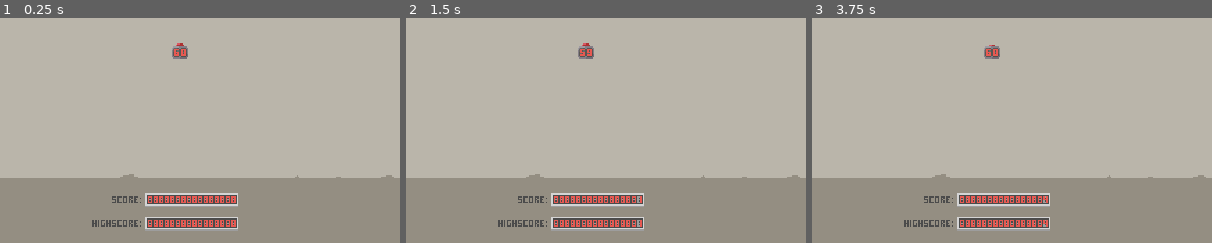
Above: before the commit, frames 1-3 (left to right).
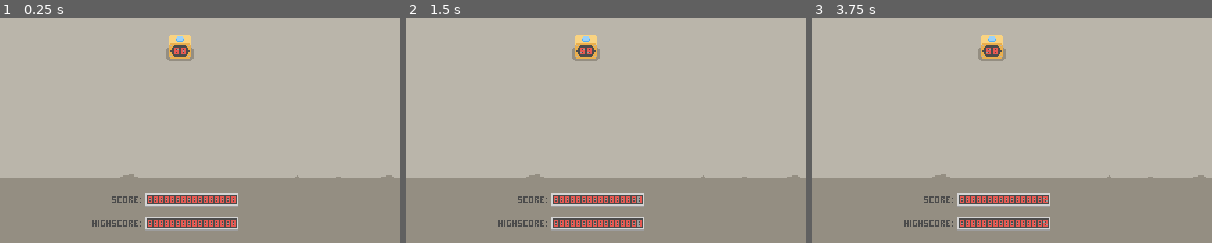
Above: after the commit, the same moments.

Repository: GragonGit/Too-Many-Timers
Game: Godot game, scene res://main.tscn
Same seed, same stepped clock (60 frames per second), same inputs: the game is played once before the commit and once after it.
Inputs (mouse positions are % of the whole screen's width and height, from its top left):
- Up to frame 1 (0.25 s): no input
- Up to frame 2 (1.5 s): click (94, 5) at 0.5 s; click (94, 5) at 1.25 s
- Up to frame 3 (3.75 s): click (94, 5) at 2 s; click (97, 5) at 2.75 s; tap Enter at 3.5 s; move the mouse to (50, 51) at 3.52 s; click (50, 51) at 3.67 s
The pictures show only the part of the screen within x 28-78%, y 45-95%; the shares and areas given below are measured in that part.

The runs differ from the first frame. In frame 1, 0.6% of the frame differs, in the area x 41-49%, y 7-20%; in frame 2, 0.6%; in frame 3, 0.7%, in the area x 41-59%, y 7-93%.

Commit message:
Digital clock rework and digits renderer update

Diff:
--- a/Timer/DigitalClock/DigitalClock.tscn
+++ b/Timer/DigitalClock/DigitalClock.tscn
@@ -4,6 +4,7 @@
 [ext_resource type="Script" uid="uid://m2i3oij8shxy" path="res://Timer/DigitalClock/DigitalClockUI.gd" id="2_sf7an"]
 [ext_resource type="Texture2D" uid="uid://bjeum4yq2anuj" path="res://UI/ScoreDisplay/Digits.png" id="3_tsvx5"]
 [ext_resource type="Script" uid="uid://dbwsyn35pn7su" path="res://Timer/BaseTimer.gd" id="3_yja6s"]
+[ext_resource type="Script" uid="uid://viwv3nmt732c" path="res://Timer/DigitsRenderer.gd" id="4_1bxq7"]
 
 [sub_resource type="RectangleShape2D" id="RectangleShape2D_g4v7s"]
 size = Vector2(12, 8)
@@ -12,12 +13,18 @@
 sprite_frames = ExtResource("1_38c5i")
 animation = &"release"
 script = ExtResource("2_sf7an")
+
+[node name="DigitsRenderer" type="Node2D" parent="." unique_id=1795638572]
+modulate = Color(0.90588236, 0.34901962, 0.32156864, 1)
+position = Vector2(4, -2)
+script = ExtResource("4_1bxq7")
 digits_texture = ExtResource("3_tsvx5")
+metadata/_custom_type_script = "uid://viwv3nmt732c"
 
 [node name="Area2D" type="Area2D" parent="." unique_id=448561039]
 
 [node name="CollisionShape2D" type="CollisionShape2D" parent="Area2D" unique_id=1600830159]
-position = Vector2(0, -4)
+position = Vector2(0, -8)
 shape = SubResource("RectangleShape2D_g4v7s")
 
 [node name="BaseTimer" type="Node" parent="." unique_id=174428712]
@@ -28,4 +35,4 @@
 [connection signal="input_event" from="Area2D" to="." method="press_reset_button_area2d"]
 [connection signal="mouse_entered" from="Area2D" to="." method="_on_area_2d_mouse_entered"]
 [connection signal="mouse_exited" from="Area2D" to="." method="on_mouse_exited_reset_button_area2d"]
-[connection signal="value_changed" from="BaseTimer" to="." method="on_value_changed"]
+[connection signal="value_changed" from="BaseTimer" to="DigitsRenderer" method="set_value_f"]
--- a/Timer/DigitalClock/DigitalClockAnim.tres
+++ b/Timer/DigitalClock/DigitalClockAnim.tres
@@ -2,19 +2,19 @@
 
 [ext_resource type="Texture2D" uid="uid://br4xjpvvl6tns" path="res://Timer/DigitalClock/DigitalClock.png" id="1_fun3s"]
 
-[sub_resource type="AtlasTexture" id="AtlasTexture_565sx"]
+[sub_resource type="AtlasTexture" id="AtlasTexture_whrny"]
 atlas = ExtResource("1_fun3s")
-region = Rect2(16, 0, 16, 16)
+region = Rect2(32, 0, 32, 32)
 
-[sub_resource type="AtlasTexture" id="AtlasTexture_fun3s"]
+[sub_resource type="AtlasTexture" id="AtlasTexture_khft8"]
 atlas = ExtResource("1_fun3s")
-region = Rect2(0, 0, 16, 16)
+region = Rect2(0, 0, 32, 32)
 
 [resource]
 animations = [{
 "frames": [{
 "duration": 1.0,
-"texture": SubResource("AtlasTexture_565sx")
+"texture": SubResource("AtlasTexture_whrny")
 }],
 "loop": 0,
 "name": &"press",
@@ -22,7 +22,7 @@
 }, {
 "frames": [{
 "duration": 1.0,
-"texture": SubResource("AtlasTexture_fun3s")
+"texture": SubResource("AtlasTexture_khft8")
 }],
 "loop": 0,
 "name": &"release",
--- a/Timer/DigitalClock/DigitalClockUI.gd
+++ b/Timer/DigitalClock/DigitalClockUI.gd
@@ -2,11 +2,6 @@
 
 signal reset
 
-@export var digits_texture: CompressedTexture2D
-@export var digit_size: Vector2i = Vector2i(3, 5)
-
-var seconds0: int = 0
-var seconds1: int = 0
 var is_pressed: bool = false
 
 func press_reset_button_area2d(_viewport: Node, event: InputEvent, _shape_idx: int) -> void:
@@ -28,14 +23,3 @@
 	if is_pressed:
 		is_pressed = false
 		play("release")
-
-func on_value_changed(value: float) -> void:
-	seconds0 = int(value) % 10
-	seconds1 = int(value / 10.0)
-	queue_redraw()
-
-func _draw() -> void:
-	var src0 := Rect2(Vector2(seconds0 * digit_size.x, 0), Vector2(digit_size))
-	draw_texture_rect_region(digits_texture, Rect2(Vector2(1, -1), Vector2(digit_size)), src0)
-	var src1 := Rect2(Vector2(seconds1 * digit_size.x, 0), Vector2(digit_size))
-	draw_texture_rect_region(digits_texture, Rect2(Vector2(-4, -1), Vector2(digit_size)), src1)
--- a/Timer/DigitsRenderer.gd
+++ b/Timer/DigitsRenderer.gd
@@ -10,6 +10,9 @@
 
 func _ready() -> void:
 	set_value(0)
+
+func set_value_f(value: float) -> void:
+	set_value(int(value))
 
 func set_value(value: int) -> void:
 	digits.clear()
--- a/UI/UI.tscn
+++ b/UI/UI.tscn
@@ -40,6 +40,7 @@
 texture = ExtResource("8_d050y")
 
 [node name="Score" type="Node2D" parent="." unique_id=466115385]
+modulate = Color(0.90588236, 0.34901962, 0.32156864, 1)
 position = Vector2(328, 273)
 script = ExtResource("2_d050y")
 digits_texture = ExtResource("2_byuxr")
@@ -48,6 +49,7 @@
 metadata/_custom_type_script = "uid://viwv3nmt732c"
 
 [node name="HighScore" type="Node2D" parent="." unique_id=1594378051]
+modulate = Color(0.90588236, 0.34901962, 0.32156864, 1)
 position = Vector2(328, 290)
 script = ExtResource("2_d050y")
 digits_texture = ExtResource("2_byuxr")
Binary file changed: Timer/DigitalClock/DigitalClock.png
Binary file changed: UI/ScoreDisplay/Digits.png
Binary file changed: UI/ScoreDisplay/DigitsLarge.png
